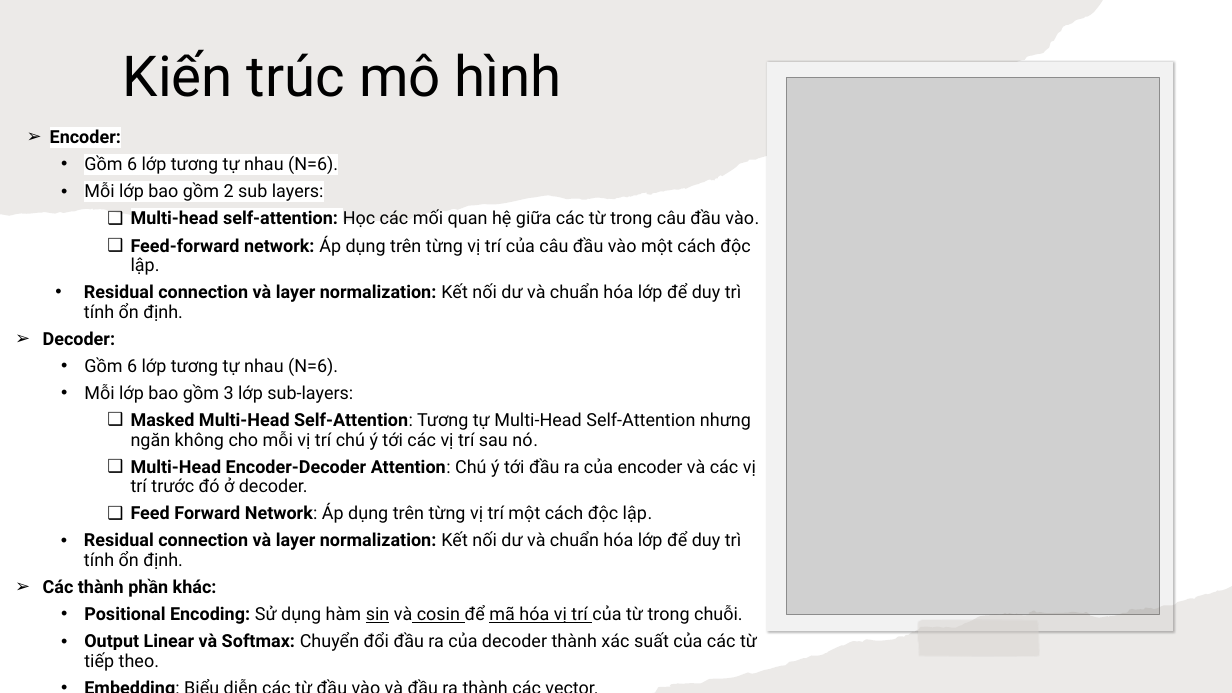
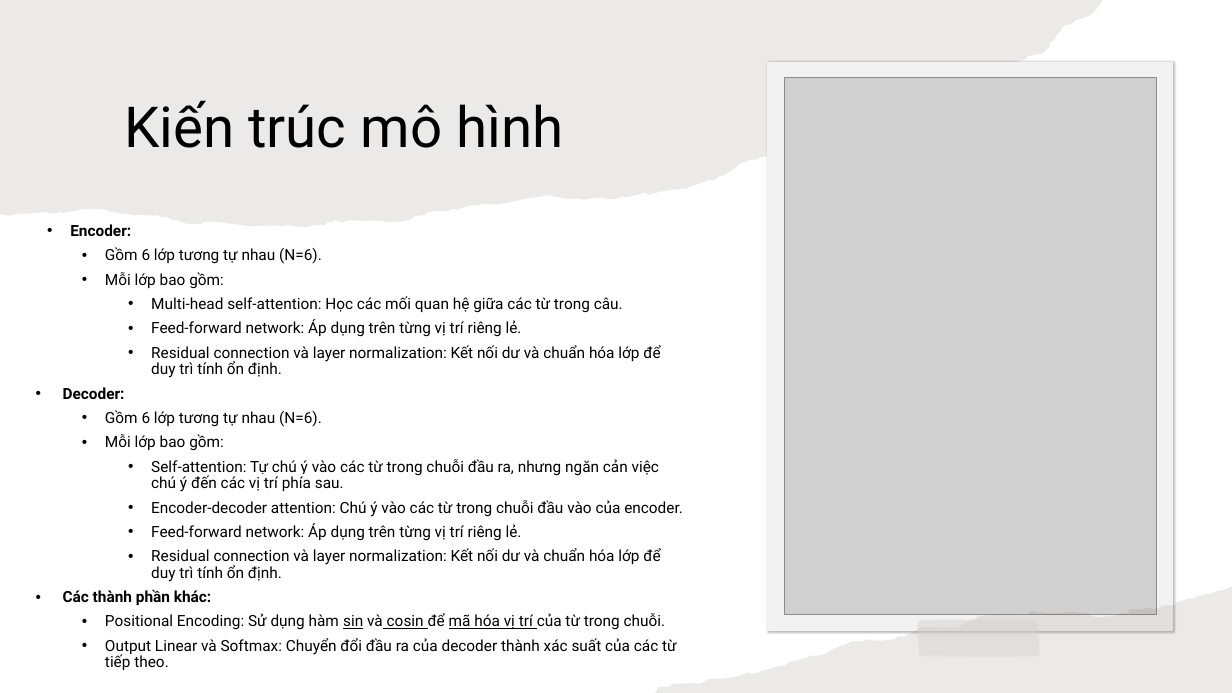
Before and after one commit to thanhtai9606/lab-master, a slide deck: slide 7 of lab/t5 deep learning/Attention Is All You Need.pptx. Drawn at 1232x693 pixels with LibreOffice and Linux fonts; fonts in the diff are those of the drawing; grey boxes stand for pictures. Boxes give left, top, right and bottom in pixels: in the first picture for what was removed or moved away, otherwise in the second. Text is boxed around its words. In the diff, an @@ line names an element or a change of style, - is before the commit and + after.

```diff
--- a/lab/t5 deep learning/Attention Is All You Need.pptx
+++ b/lab/t5 deep learning/Attention Is All You Need.pptx
@@ title "Kiến trúc mô hình": place and size @@
-title "Kiến trúc mô hình" at [123, 49, 562, 97]
+title "Kiến trúc mô hình" at [124, 100, 563, 148]
@@ text at [63, 224, 683, 670]: paragraph removed @@
-  • Embedding: Biểu diễn các từ đầu vào và đầu ra thành các vector.
@@ text "Encoder:": place and size @@
-text "Encoder:" at [43, 129, 759, 671]
+text "Encoder:" at [63, 224, 683, 670]
@@ text at [63, 224, 677, 670]: size 14 to 12 pt in "Encoder:", "Gồm 6 lớp tương tự nhau (N=6).", "Residual connection và layer normalization: Kết nối ...", "Decoder:" and 5 more places; bold off in "Residual connection và layer normalization:", "Residual connection và layer normalization:", "Positional Encoding:", "Output Linear và Softmax:"; bullet ➢ to •; indent changed @@
@@ text at [105, 272, 623, 337]: text changed; size 14 to 12 pt @@
-  • Mỗi lớp bao gồm 2 sub layers:
-    ❑ Multi-head self-attention: Học các mối quan hệ giữa các từ trong câu đầu vào.
-    ❑ Feed-forward network: Áp dụng trên từng vị trí của câu đầu vào một cách độc lập.
+  • Mỗi lớp bao gồm:
+    • Multi-head self-attention: Học các mối quan hệ giữa các từ trong câu.
+    • Feed-forward network: Áp dụng trên từng vị trí riêng lẻ.
@@ text at [105, 434, 683, 541]: text changed; size 14 to 12 pt @@
-  • Mỗi lớp bao gồm 3 lớp sub-layers:
-    ❑ Masked Multi-Head Self-Attention: Tương tự Multi-Head Self-Attention nhưng ngăn không cho mỗi vị trí chú ý tới các vị trí sau nó.
-    ❑ Multi-Head Encoder-Decoder Attention: Chú ý tới đầu ra của encoder và các vị trí trước đó ở decoder.
-    ❑ Feed Forward Network: Áp dụng trên từng vị trí một cách độc lập.
+  • Mỗi lớp bao gồm:
+    • Self-attention: Tự chú ý vào các từ trong chuỗi đầu ra, nhưng ngăn cản việc chú ý đến các vị trí phía sau.
+    • Encoder-decoder attention: Chú ý vào các từ trong chuỗi đầu vào của encoder.
+    • Feed-forward network: Áp dụng trên từng vị trí riêng lẻ.
```
Also in this commit, not shown: 13 other slides changed, 4 other files.
